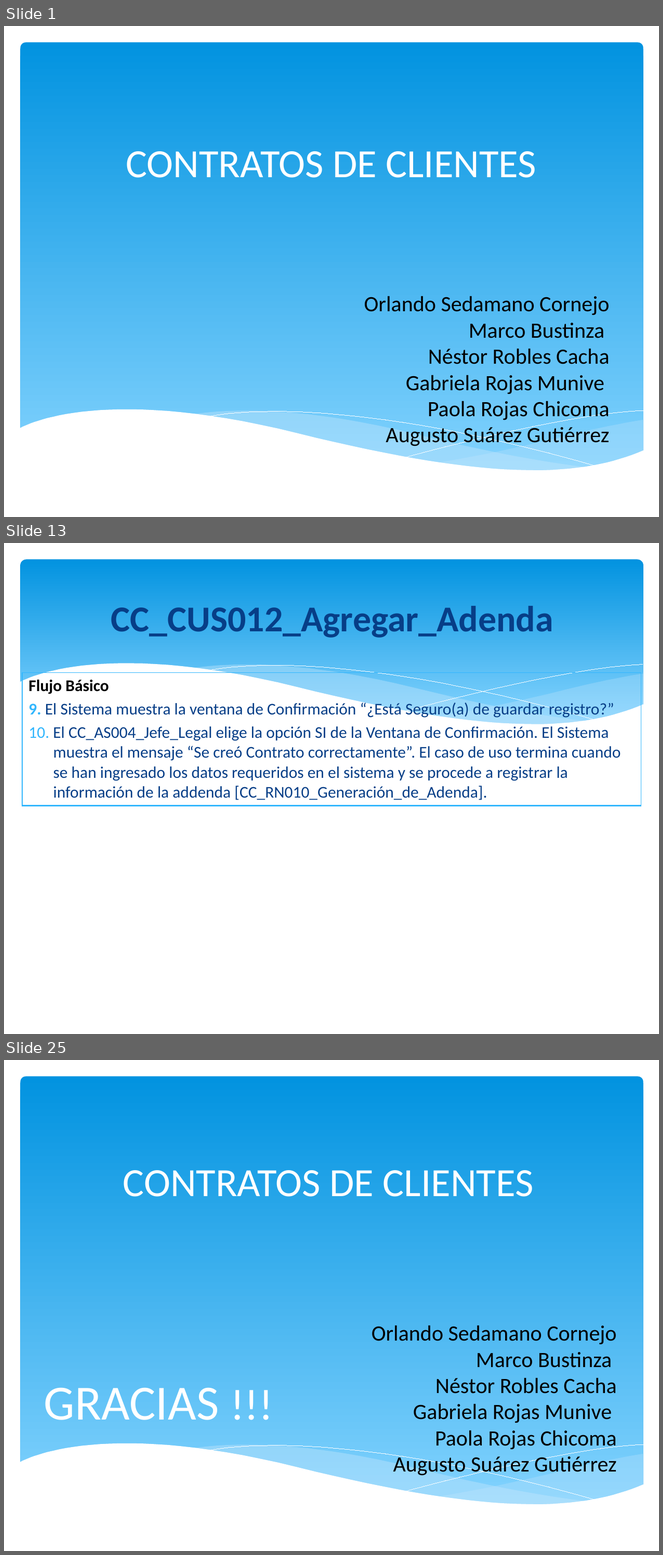
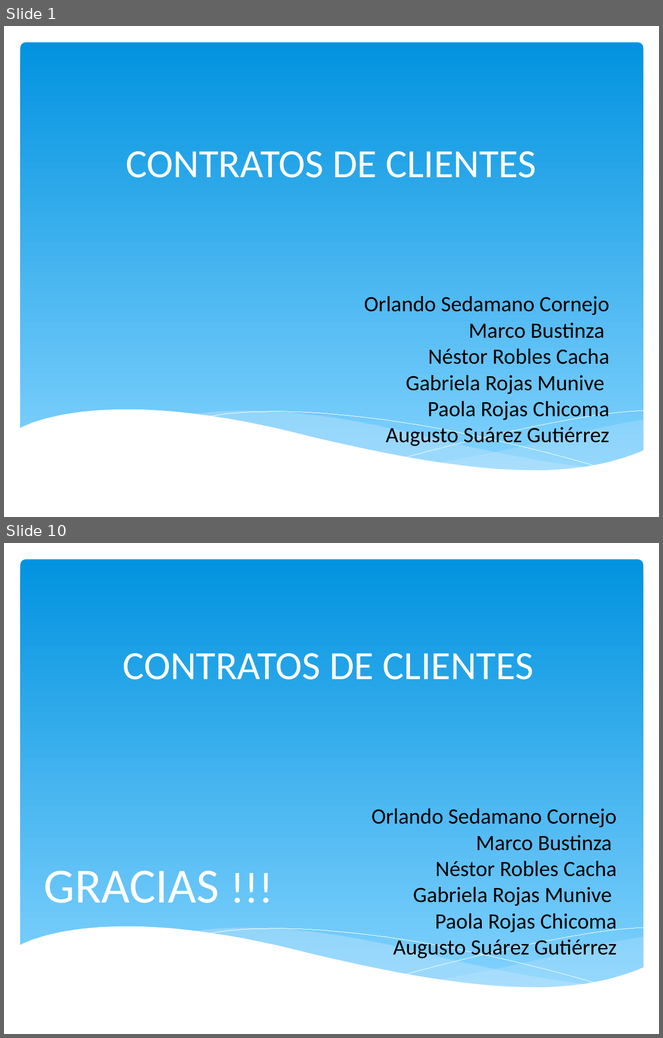
Before and after one commit to orlysemperfi/tp3-contratos-clientes, a slide deck: ITERACION 5/SUSBITERACION 4/PPT TP3 PRES04.pptx. Shown one above the other, each under a label of ours: slides 1, 13 and 25 before the commit, slides 1 and 10 after it; the slides between them are not shown. The pictures are 663x1555 and 663x1038 pixels, drawn with LibreOffice and Linux fonts; fonts in the diff are those of the drawing. Boxes give left, top, right and bottom in pixels: in the first picture for what was removed or moved away, otherwise in the second. Text is boxed around its words. In the diff, an @@ line names an element or a change of style, - is before the commit and + after.

```diff
--- a/ITERACION 5/SUSBITERACION 4/PPT TP3 PRES04.pptx
+++ b/ITERACION 5/SUSBITERACION 4/PPT TP3 PRES04.pptx
@@ slide 13 removed at (4,543,659,1034), background #FFFFFF @@
@@ rounded rectangle removed at (21,560,644,736) @@
@@ title removed at (111,606,554,638) @@
-CC_CUS012_Agregar_Adenda
@@ group removed at (19,664,644,759): 5 freeform shapes @@
@@ table removed at (22,672,642,845), 1 rows, 1 columns @@
-Flujo Básico / 9. El Sistema muestra la ventana de Confirmación “¿Está Seguro(a) de guardar registro?” / 10. El CC_AS004_Jefe_Legal elige la opción SI de la Ventana de Confirmación. El Sistema muestra el mensaje “Se creó Contrato correctamente”. El caso de uso termina cuando se han ingresado los datos requeridos en el sistema y se procede a registrar la información de la addenda [CC_RN010_Generación_de_Adenda].
@@ what was slide 25 is now slide 10 @@
```
Also in this commit, not shown: 1 slide changed, 7 slides added, 21 other slides removed.
